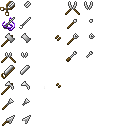
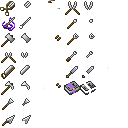
Revision of a layered 128 x 128 image; what changed, layer by layer:
added layer "Pasted Layer #2" above "Pasted Layer #1" over [80, 81, 96, 95]
showed "Palette" over [48, 0, 60, 9]
added layer "Layer #1" (color) above "Layer #2" over [68, 83, 75, 94]
added layer "Layer #2" (50%) above "Layer" over [68, 83, 75, 94]
painted on "Layer" over [64, 66, 109, 95]
